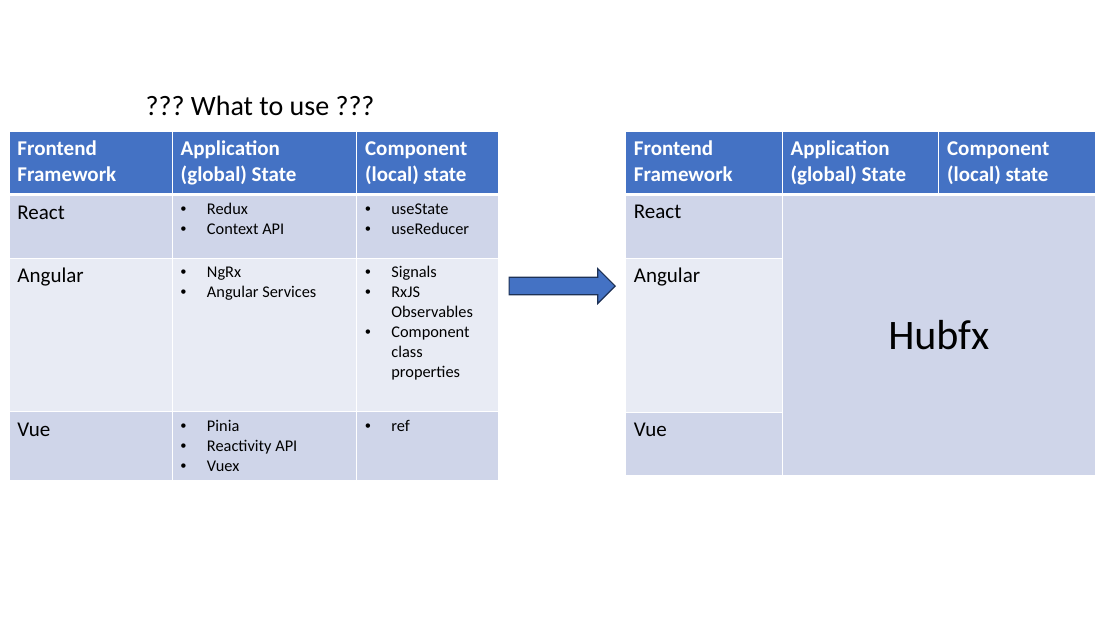
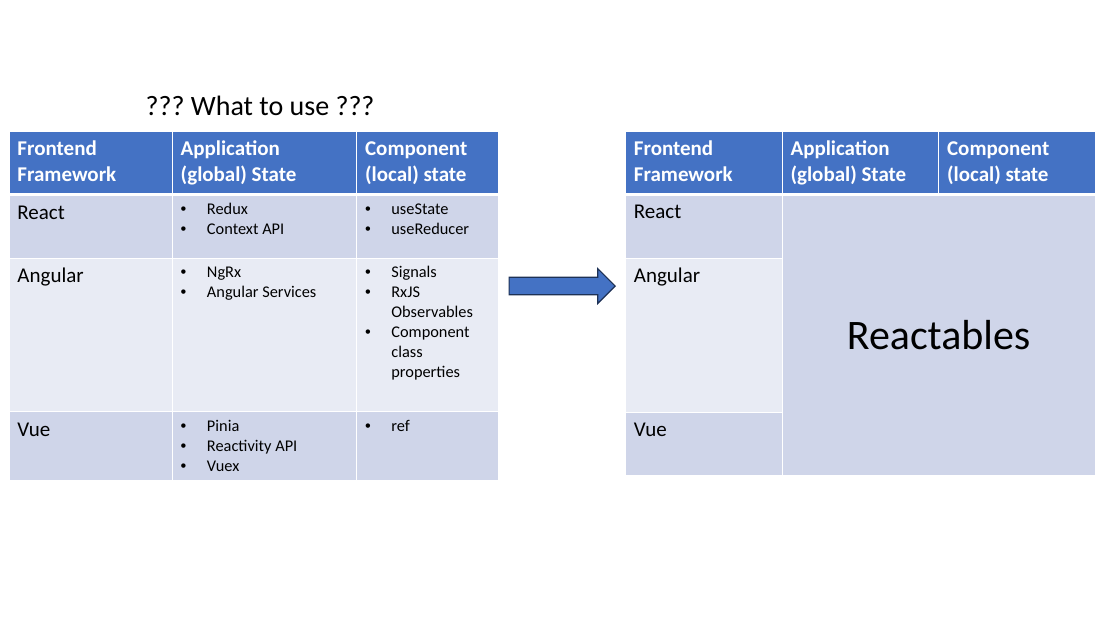
Before and after one commit to reactables/reactables, a slide deck: slide 9 of documentation/Hubfx Presentation.pptx. Drawn at 1120x630 pixels with LibreOffice and Linux fonts; fonts in the diff are those of the drawing. Boxes give left, top, right and bottom in pixels: in the first picture for what was removed or moved away, otherwise in the second. Text is boxed around its words. In the diff, an @@ line names an element or a change of style, - is before the commit and + after.

Commit message:
[33] update package names to reactable

```diff
--- a/documentation/Hubfx Presentation.pptx
+++ b/documentation/Hubfx Presentation.pptx
@@ table at <box>626,132,1095,476</box> @@
-row 2, column 2: Hubfx
+row 2, column 2: Reactables
```
Also in this commit, not shown: 1 other slide changed, 55 other files.
